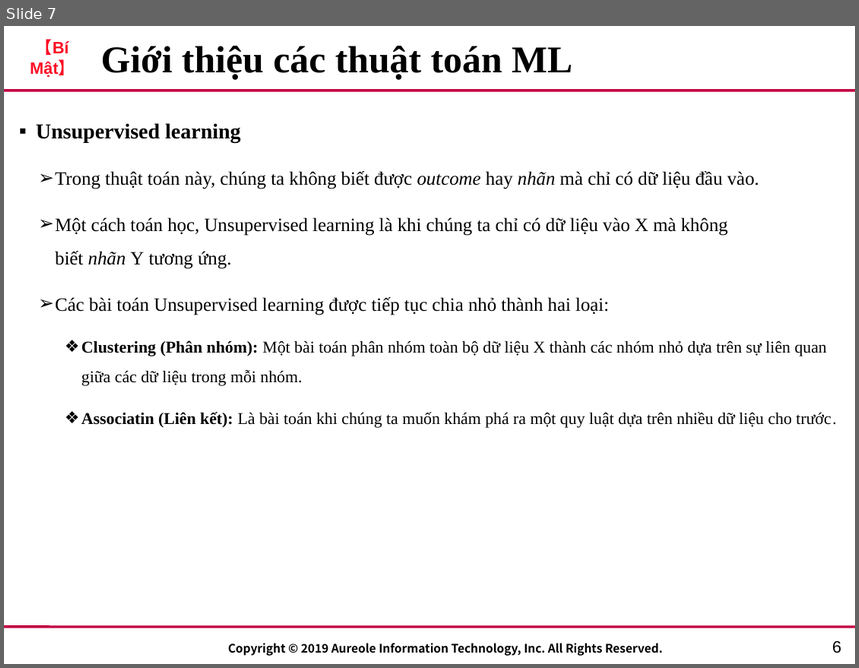
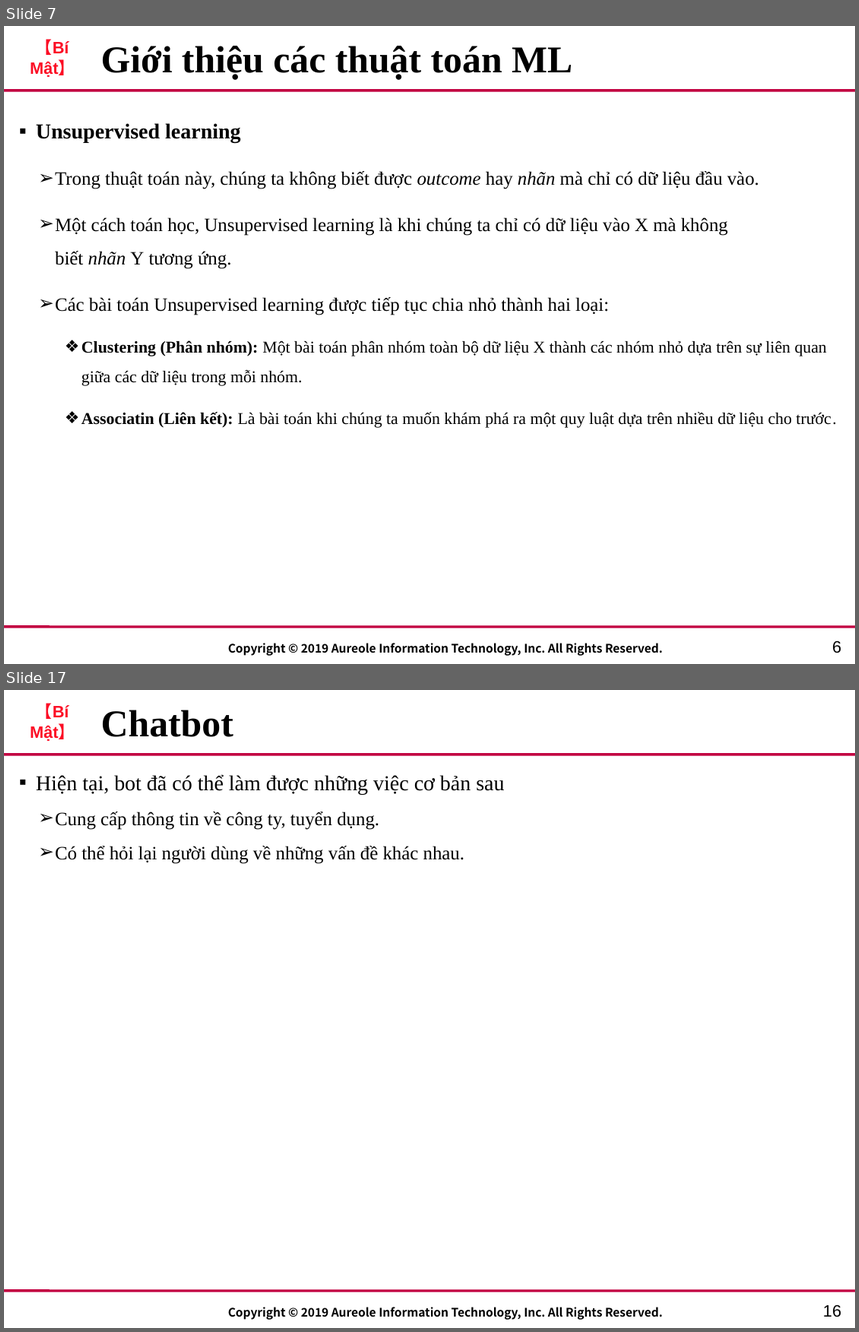
Before and after one commit to lucas2298/chat, a slide deck: AIT_Template.pptx. Shown one above the other, each under a label of ours: slide 7 before the commit, slides 7 and 17 after it; the slides between them are not shown. The pictures are 859x668 and 859x1332 pixels, drawn with LibreOffice and Linux fonts; fonts in the diff are those of the drawing; background and template pictures are left out. Boxes give left, top, right and bottom in pixels: in the first picture for what was removed or moved away, otherwise in the second. Text is boxed around its words. In the diff, an @@ line names an element or a change of style, - is before the commit and + after.

```diff
--- a/AIT_Template.pptx
+++ b/AIT_Template.pptx
@@ slide 17 added at (4, 690, 855, 1328), background #FFFFFF; not listed: 4 template elements that a slide beside it also shows @@
@@ title added at (101, 710, 234, 737), 32 pt, text #000000, bold @@
+Chatbot
@@ text added at (36, 774, 504, 864), 16 pt, text #000000 @@
+▪ Hiện tại, bot đã có thể làm được những việc cơ bản sau
+  ➢ Cung cấp thông tin về công ty, tuyển dụng.
+  ➢ Có thể hỏi lại người dùng về những vấn đề khác nhau.
@@ page number added at (823, 1305, 842, 1318), 14 pt, text #000000 @@
+16
```
Also in this commit, not shown: 3 slides changed, 12 other slides added, 2 slides removed, 6 other files.
